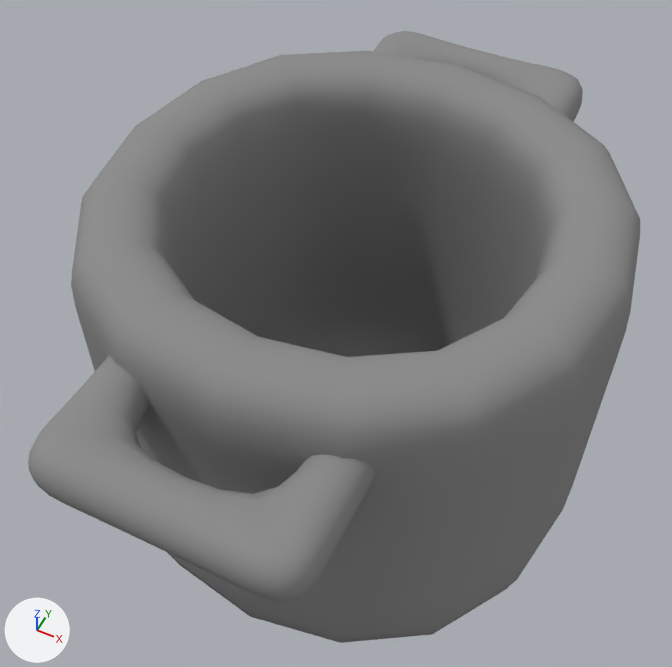
What one commit did to the Blender file Assets/Resources/Models/pot.blend.
Rendered twice from a 50 mm camera at (0.98, -2.11, 3.31) aimed at (-0.09, 0.03, 0.64). Lighting does not change. The marker at lower left points along +X, +Y and +Z.
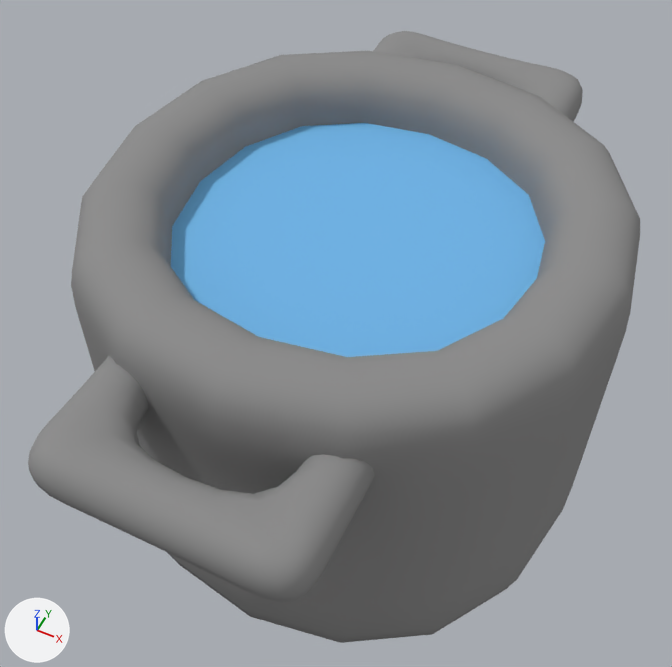
Changed parts and their boxes (x1, y1, x2, y2) in the pictures (672 x 667 px):
part 1 of me_cube, added (blue): after (171, 123, 545, 357)

The edits, one by one:
Material 'water' (mat_water) is new.
Its base color is (0.172, 0.471, 0.8) (blue #73b7e7).
me_cube is used by ob_cube; location (0.0, 0.0, 0.0).
me_cube had 80 vertices, 78 faces and spanned x -1.0..1.0, y -1.25..1.25, z -0.28..1.4.
me_cube now has 96 vertices, 79 faces and spans x -1.0..1.0, y -1.25..1.25, z -0.28..1.4.
me_cube part 1: a new loose piece of 16 vertices spanning x -0.8..0.8, y -0.8..0.8, z 1.21, in mat_water (blue #73b6e7).
me_cube now uses material mat_water (blue #73b7e7).
